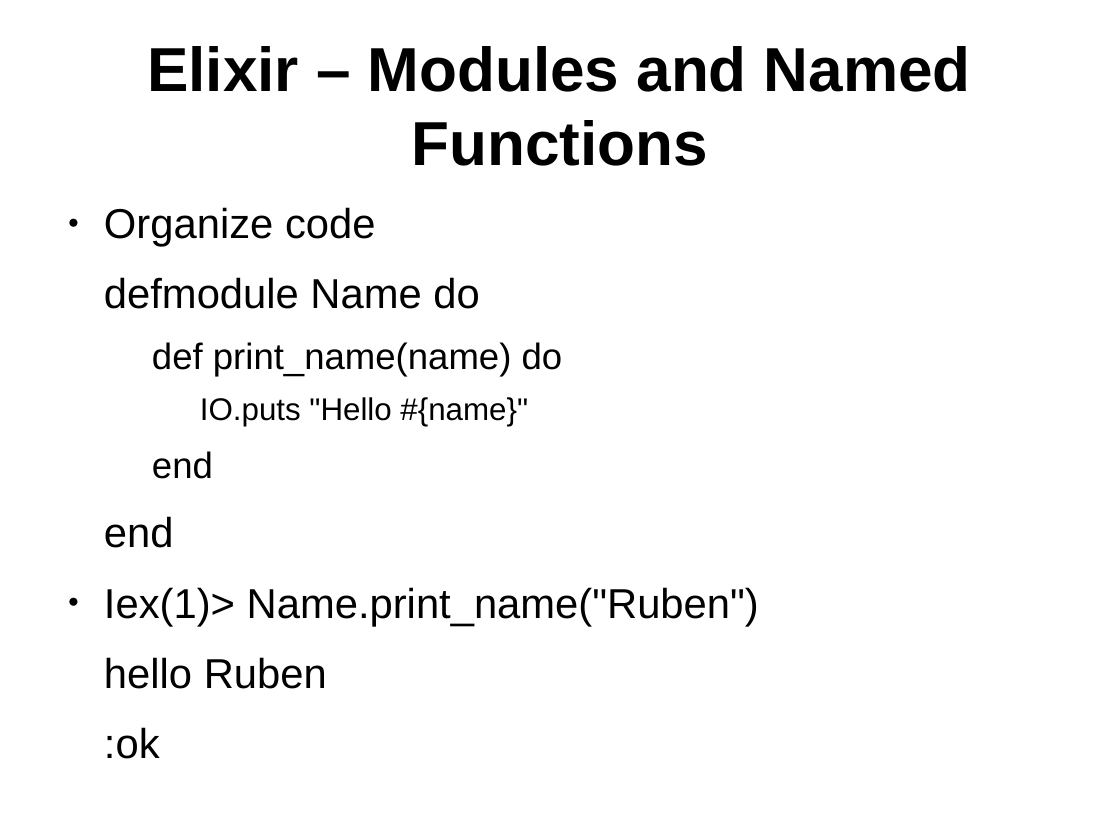
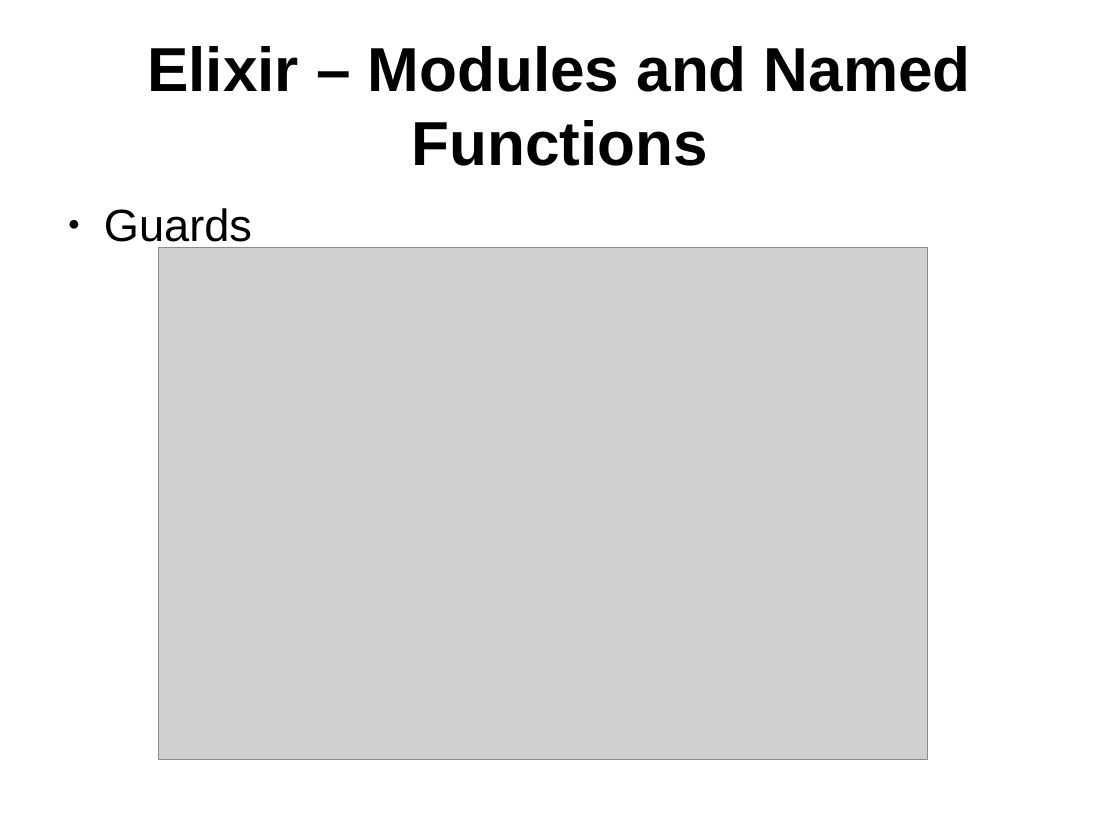
Before and after one commit to ramortegui/talks, a slide deck: slide 12 of elixir-basics-2.odp (slide 4 before the commit). Drawn at 1120x840 pixels with LibreOffice and Linux fonts; fonts in the diff are those of the drawing; grey boxes stand for pictures. Boxes give left, top, right and bottom in pixels: in the first picture for what was removed or moved away, otherwise in the second. Text is boxed around its words. In the diff, an @@ line names an element or a change of style, - is before the commit and + after.

Commit message:
Update agenda, add content for named,and anonymous functions.

```diff
--- a/elixir-basics-2.odp
+++ b/elixir-basics-2.odp
@@ text at bbox=[104, 208, 252, 250]: text changed; size 29.6 to 32 pt @@
-● Organize code
-defmodule Name do
-  def print_name(name) do
-    IO.puts "Hello #{name}"
-  end
-end
-● Iex(1)> Name.print_name("Ruben")
-hello Ruben
-:ok
+● Guards
@@ picture added at bbox=[159, 248, 928, 759] @@
```
Also in this commit, not shown: 4 other slides changed, 10 slides added, 2 slides removed.
